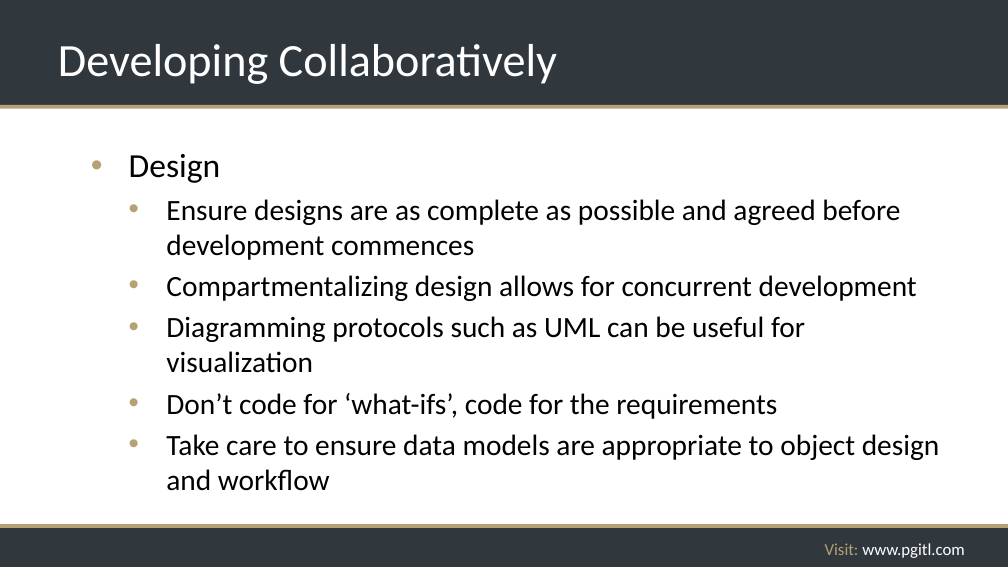
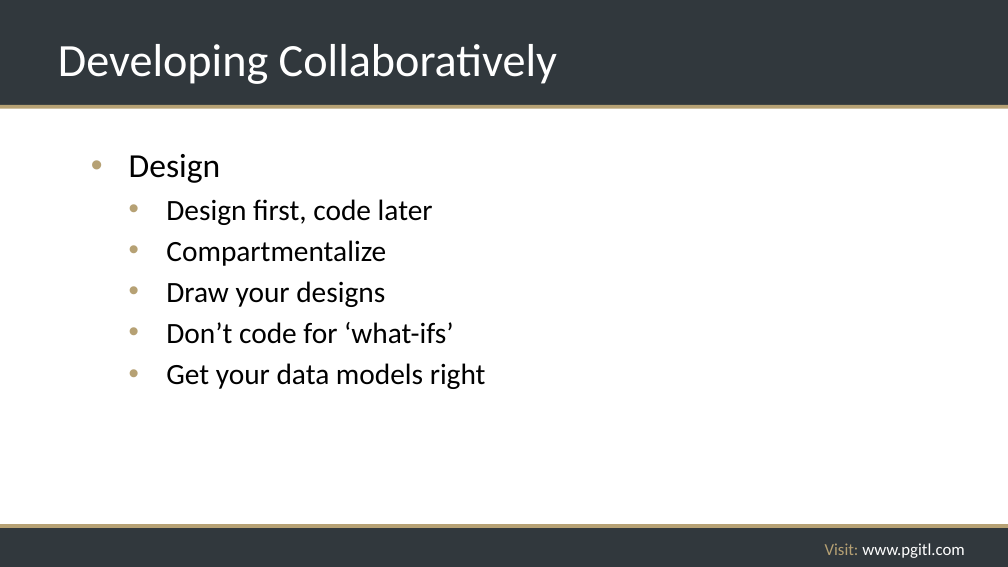
Before and after one commit to rikkouri/project-a, a slide deck: slide 198 of Programming Foundations.pptx (slide 188 before the commit). Drawn at 1008x567 pixels with LibreOffice and Linux fonts; fonts in the diff are those of the drawing; background and template pictures are left out. Boxes give left, top, right and bottom in pixels: in the first picture for what was removed or moved away, otherwise in the second. Text is boxed around its words. In the diff, an @@ line names an element or a change of style, - is before the commit and + after.

```diff
--- a/Programming Foundations.pptx
+++ b/Programming Foundations.pptx
@@ text at (166, 199, 486, 389): text changed @@
-  • Ensure designs are as complete as possible and agreed before development commences
-  • Compartmentalizing design allows for concurrent development
-  • Diagramming protocols such as UML can be useful for visualization
-  • Don’t code for ‘what-ifs’, code for the requirements
-  • Take care to ensure data models are appropriate to object design and workflow
+  • Design first, code later
+  • Compartmentalize
+  • Draw your designs
+  • Don’t code for ‘what-ifs’
+  • Get your data models right
```
Also in this commit, not shown: 28 other slides changed, 15 slides added, 1 slide removed.
